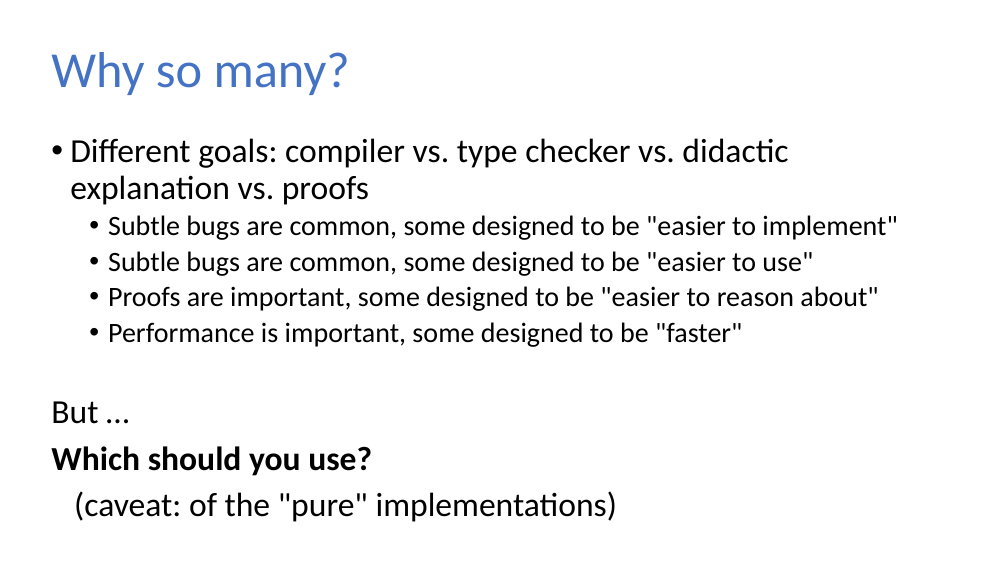
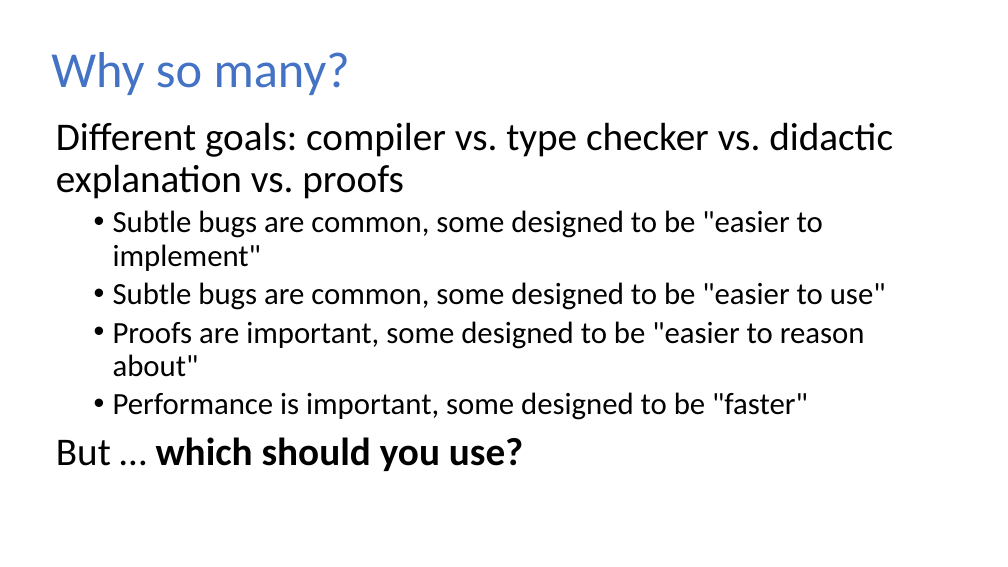
Before and after one commit to sweirich/lambda-n-ways, a slide deck: slide 5 of ifl-2021.pptx (slide 4 before the commit). Drawn at 1008x567 pixels with LibreOffice and Linux fonts; fonts in the diff are those of the drawing. Boxes give left, top, right and bottom in pixels: in the first picture for what was removed or moved away, otherwise in the second. Text is boxed around its words. In the diff, an @@ line names an element or a change of style, - is before the commit and + after.

```diff
--- a/ifl-2021.pptx
+++ b/ifl-2021.pptx
@@ text "Different goals: compiler vs. type ...": place and size @@
-text "Different goals: compiler vs. type ..." at [51,138,897,522]
+text "Different goals: compiler vs. type ..." at [56,122,893,471]
@@ text at [56,122,893,420]: size 24 to 28 pt in "Different goals: compiler vs. type checker vs. ..."; size 20 to 22 pt in "Subtle bugs are common, some designed to ...", "Subtle bugs are common, some designed to ...", "Proofs are important, some designed to be ...", "Performance is important, some designed to be ..."; bullet • to none @@
@@ text at [56,437,523,471]: text changed; size 24 to 28 pt; bold on @@
-But …
-Which should you use?
-(caveat: of the "pure" implementations)
+But … which should you use?
```
Also in this commit, not shown: 8 other slides changed, 25 slides added, 1 slide removed, 16 other files.
